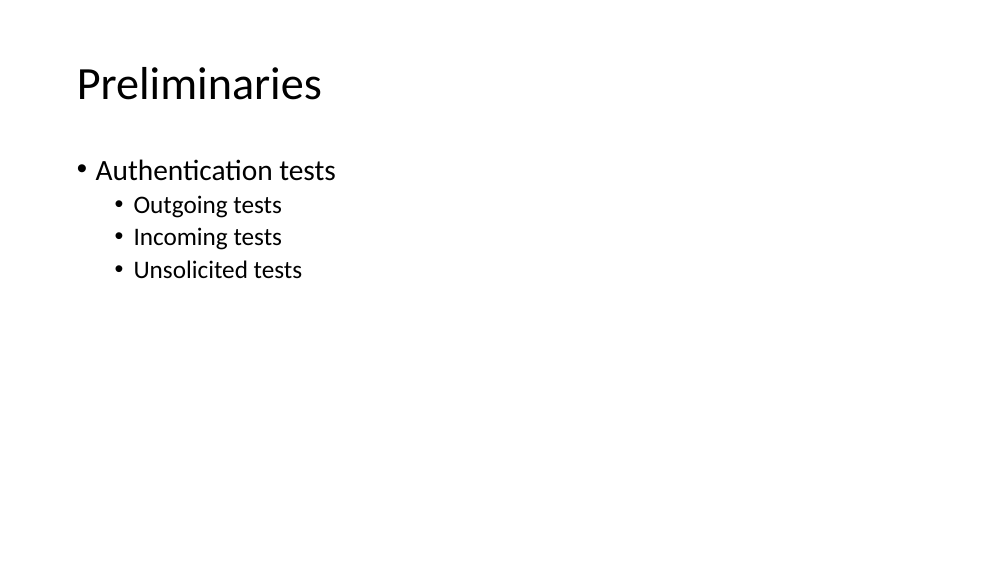
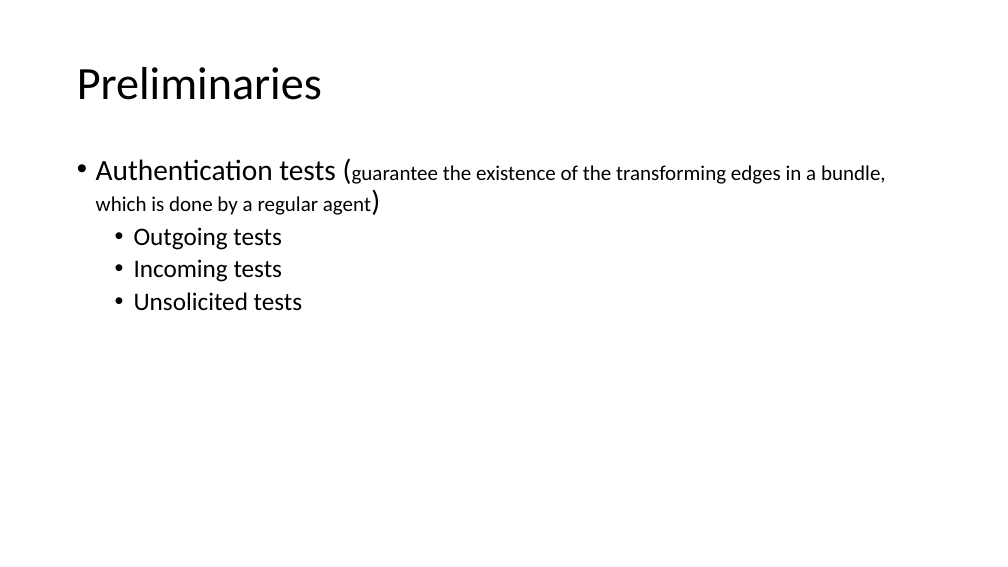
Before and after one commit to bacmive/paper_notes, a slide deck: slide 14 of notes7-strand space.pptx. Drawn at 1008x567 pixels with LibreOffice and Linux fonts; fonts in the diff are those of the drawing. Boxes give left, top, right and bottom in pixels: in the first picture for what was removed or moved away, otherwise in the second. Text is boxed around its words. In the diff, an @@ line names an element or a change of style, - is before the commit and + after.

```diff
--- a/notes7-strand space.pptx
+++ b/notes7-strand space.pptx
@@ text at box(96, 159, 886, 215): text changed; size 28 to 20 pt @@
-• Authentication tests
+• Authentication tests (guarantee the existence of the transforming edges in a bundle, which is done by a regular agent)
```
Also in this commit, not shown: 1 slide added.
